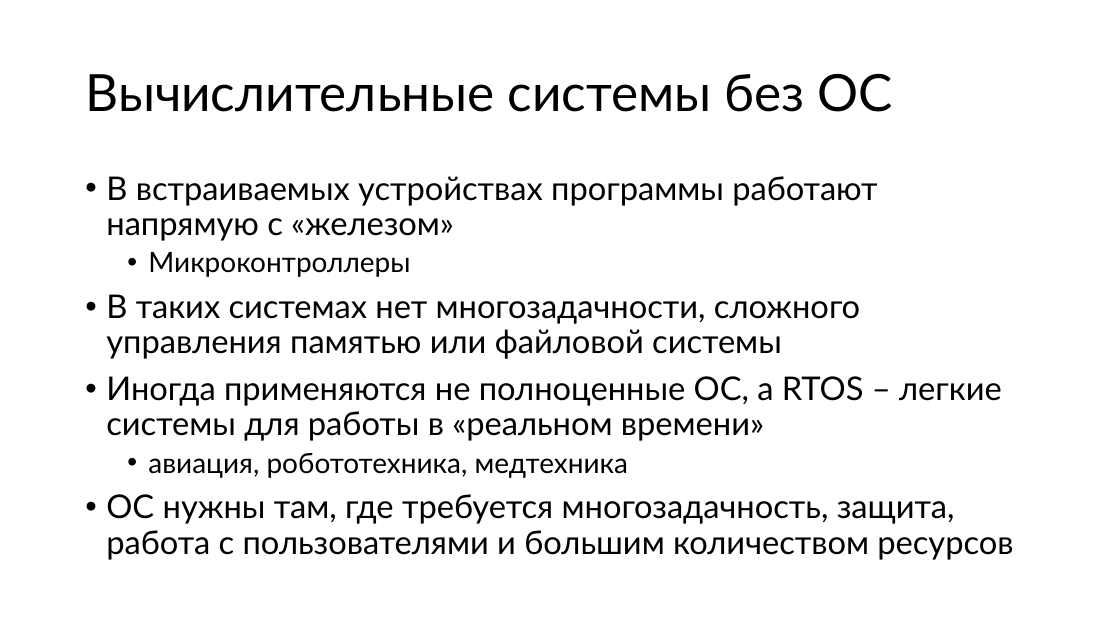
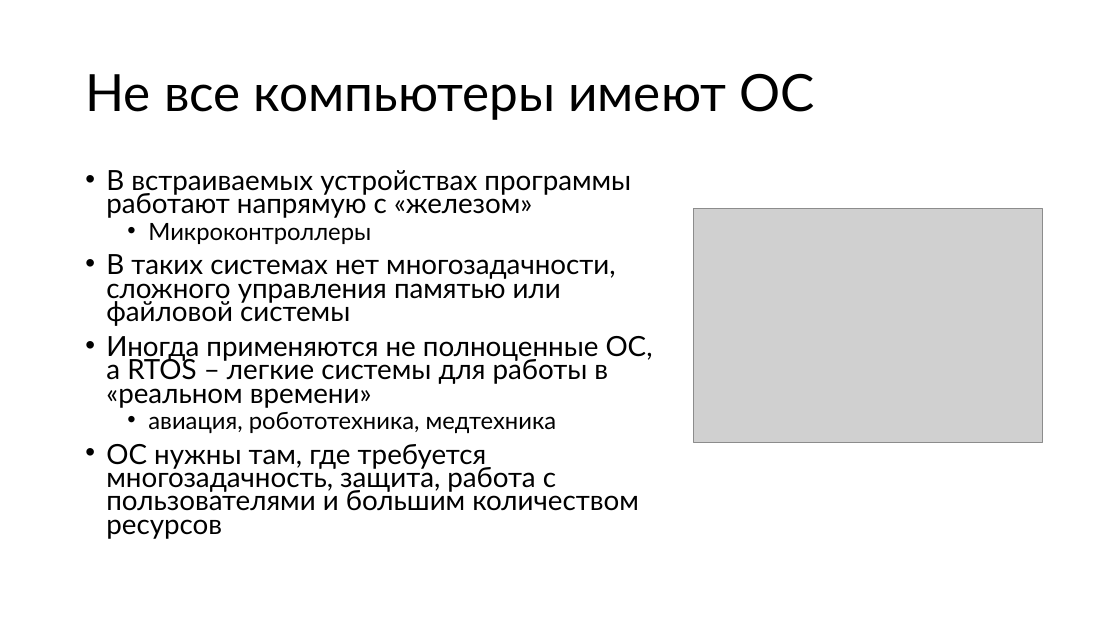
Before and after one commit to alexey-malov/os-course, a slide deck: slide 3 of lectures/01/Введение в ОС.pptx. Drawn at 1120x630 pixels with LibreOffice and Linux fonts; fonts in the diff are those of the drawing; grey boxes stand for pictures. Boxes give left, top, right and bottom in pixels: in the first picture for what was removed or moved away, otherwise in the second. Text is boxed around its words. In the diff, an @@ line names an element or a change of style, - is before the commit and + after.

```diff
--- a/lectures/01/Введение в ОС.pptx
+++ b/lectures/01/Введение в ОС.pptx
@@ title at (85,73,814,120): text changed @@
-Вычислительные системы без ОС
+Не все компьютеры имеют ОС
@@ text "В встраиваемых устройствах программы работают ..." at (106,170,653,539): size 28 to 23.8 pt in "В встраиваемых устройствах программы работают напрямую с ...", "В таких системах нет многозадачности, сложного управления ...", "Иногда применяются не полноценные ОС, а RTOS ...", "ОС нужны там, где требуется многозадачность, защита, ..."; size 24 to 20.4 pt in "Микроконтроллеры", "авиация, робототехника, медтехника"; line spacing 0.9 to 0.7 @@
@@ picture added at (693,209,1044,443) @@
```
Also in this commit, not shown: 17 other slides changed, 1 slide added.
